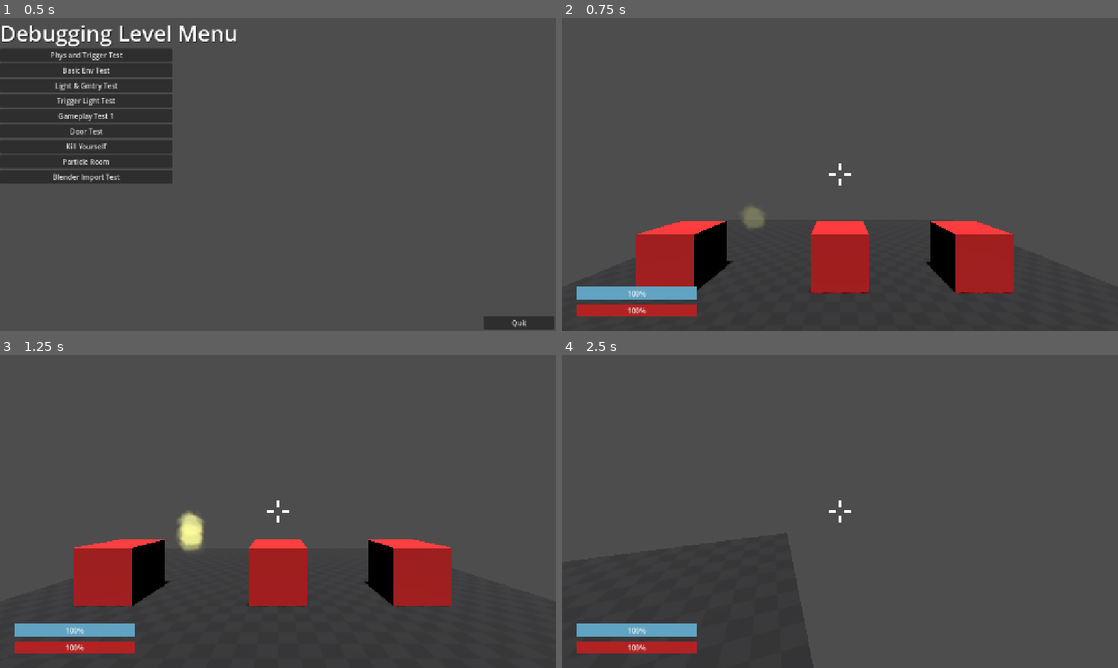
Above: before the commit, frames 1-4 (two rows, left to right).
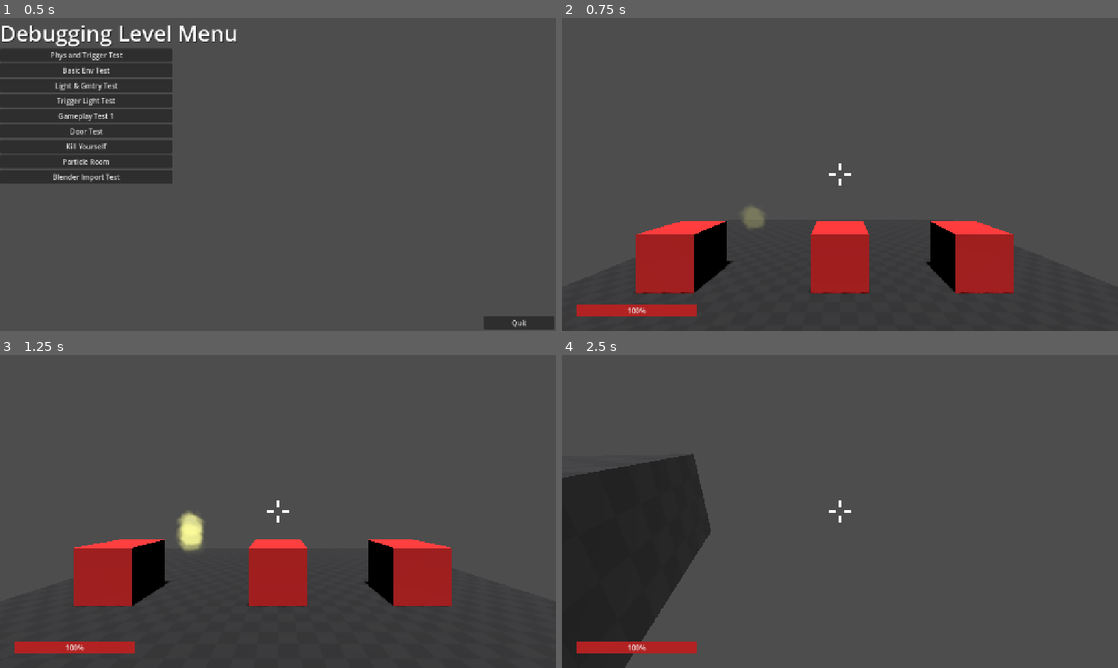
Above: after the commit, the same moments.

Repository: RubberDev/3d-game-test
Game: Godot game, scene res://TitleScreens/DebugTitleScr/DebugTitleScreen.tscn
Same seed, same stepped clock (60 frames per second), same inputs: the game is played once before the commit and once after it. Sound files missing from this copy of the repository are replaced by a short silence.
Inputs (mouse positions are in pixels of both pictures, inside the frame that each line leads up to):
- Up to frame 1 (0.5 s): no input
- Up to frame 2 (0.75 s): click "Kill Yourself" at 0.5 s
- Up to frame 3 (1.25 s): no input
- Up to frame 4 (2.5 s): tap Enter at 1.25 s; move the mouse to (867, 511) at 1.27 s; hold Ctrl (Crouch) 1.28-2.03 s; hold W (Forward) from 1.28 s (still down); tap Space (Jump) at 1.52, 2.27 s; tap Shift (Sprint) at 1.55, 2.1 s; move the mouse to (812, 511) at 2.02 s; tap Ctrl (Crouch) at 2.3 s

Frame 1 is identical in both runs. In frame 2, 0.9% of the frame differs, in the area x 2-25%, y 85-90%; in frame 3, 0.9%; in frame 4, 10%, in the area x 0-46%, y 31-100%.

Commit message:
Functioning stamina bar, WIP health

Diff:
--- a/Dev_Levels/Misc_Tests/kill_yourself.tscn
+++ b/Dev_Levels/Misc_Tests/kill_yourself.tscn
@@ -9,7 +9,10 @@
 
 [node name="Kill_Yourself" type="Node3D"]
 
-[node name="PauseMenu" parent="." instance=ExtResource("1_gij6u")]
+[node name="CanvasLayer" type="CanvasLayer" parent="."]
+process_mode = 3
+
+[node name="PauseMenu" parent="CanvasLayer" instance=ExtResource("1_gij6u")]
 
 [node name="Player" parent="." instance=ExtResource("5_gij6u")]
 transform = Transform3D(1, 0, 0, 0, 1, 0, 0, 0, 1, 0, 2, 4)
--- a/Player/Player.tscn
+++ b/Player/Player.tscn
@@ -1,7 +1,8 @@
-[gd_scene load_steps=18 format=3 uid="uid://c8wbe2rihnhl3"]
+[gd_scene load_steps=19 format=3 uid="uid://c8wbe2rihnhl3"]
 
 [ext_resource type="Script" uid="uid://dyltt7he46shv" path="res://Player/Scripts/player.gd" id="1_3qydi"]
 [ext_resource type="Texture2D" uid="uid://by05bbrjrv7o3" path="res://Textures/crosshair007.png" id="2_q3lat"]
+[ext_resource type="Script" uid="uid://cmoffw4vnlf0i" path="res://Player/Scripts/player_interface.gd" id="2_tok1r"]
 
 [sub_resource type="StyleBoxFlat" id="StyleBoxFlat_q3lat"]
 bg_color = Color(0.52906644, 0.52906674, 0.5290667, 0.24705882)
@@ -14,7 +15,6 @@
 ProgressBar/styles/fill = SubResource("StyleBoxFlat_tok1r")
 
 [sub_resource type="StyleBoxFlat" id="StyleBoxFlat_ddoul"]
-bg_color = Color(0.5294118, 0.5294118, 0.5294118, 0.24705882)
 
 [sub_resource type="StyleBoxFlat" id="StyleBoxFlat_8g4oa"]
 bg_color = Color(0.37684622, 0.6390725, 0.7621823, 1)
@@ -197,6 +197,7 @@
 
 [node name="Interface" type="CanvasLayer" parent="."]
 layer = 0
+script = ExtResource("2_tok1r")
 
 [node name="Crosshair" type="Control" parent="Interface"]
 z_index = -1
@@ -249,7 +250,7 @@
 offset_right = 309.0
 offset_bottom = 648.0
 theme = SubResource("Theme_6ysni")
-step = 1.0
+step = 0.1
 value = 100.0
 
 [node name="Sound" type="Node" parent="."]
--- a/Player/Scripts/player.gd
+++ b/Player/Scripts/player.gd
@@ -9,6 +9,7 @@
 var SN_SPEED = 1.5
 var CR_SPEED = 1.0
 var Crouched : bool = false
+var SENSITIVITY = 0.005
 
 @export var Health = 100
 
@@ -49,15 +50,20 @@
 	# FP Camera rotation
 	if event is InputEventMouseMotion:
 		if Input.mouse_mode == Input.MOUSE_MODE_CAPTURED:
-			rotate_y(-event.relative.x * 0.005)
-			$PlyrCam.rotate_x(-event.relative.y * 0.005)
+			rotate_y(-event.relative.x * SENSITIVITY)
+			$PlyrCam.rotate_x(-event.relative.y * SENSITIVITY)
 			$PlyrCam.rotation.x = clamp($PlyrCam.rotation.x, -PI/2, PI/2)
 
 	# Sprinting
 	if Input.is_action_pressed("Sprint") and Crouched == false:
-		SPEED = SP_SPEED
-	elif Input.is_action_just_released("Sprint") and Crouched == false:
+		if $Interface/Attributes/StaminaBar.value > 0:
+			SPEED = SP_SPEED
+		elif $Interface/Attributes/StaminaBar.value <= 0:
+			SPEED = SN_SPEED
+		$Interface/Attributes/StaminaBar.show()
+	else:
 		SPEED = DEF_SPEED
+		$Interface/Attributes/StaminaBar.hide()
 
 	# Sneaking
 	if Input.is_action_just_pressed("Sneak") and Crouched == false:
@@ -87,14 +93,21 @@
 
 # Player damage
 func damage(dmgAmount : int):
+	Health -= dmgAmount
+
 	if Health < 0:
 		Health = 0
 
-	Health -= dmgAmount
+	if Health > 100:
+		Health = 100
+
+	$Interface/Attributes/HealthBar.value = Health
 
 # Healing Player
 func heal(healAmount : int):
+	Health += healAmount
+
 	if Health > 100:
 		Health = 100
 
-	Health += healAmount
+	$Interface/Attributes/HealthBar.value = Health
--- /dev/null
+++ b/Player/Scripts/player_interface.gd
@@ -0,0 +1,12 @@
+extends CanvasLayer
+
+
+func _ready() -> void:
+	$Attributes/StaminaBar.hide()
+
+
+func _process(_delta: float) -> void:
+	if Input.is_action_pressed("Sprint"):
+		$Attributes/StaminaBar.value -= 0.1
+	else:
+		$Attributes/StaminaBar.value += 0.1
Not shown, added: Player/Scripts/player_interface.gd.uid
